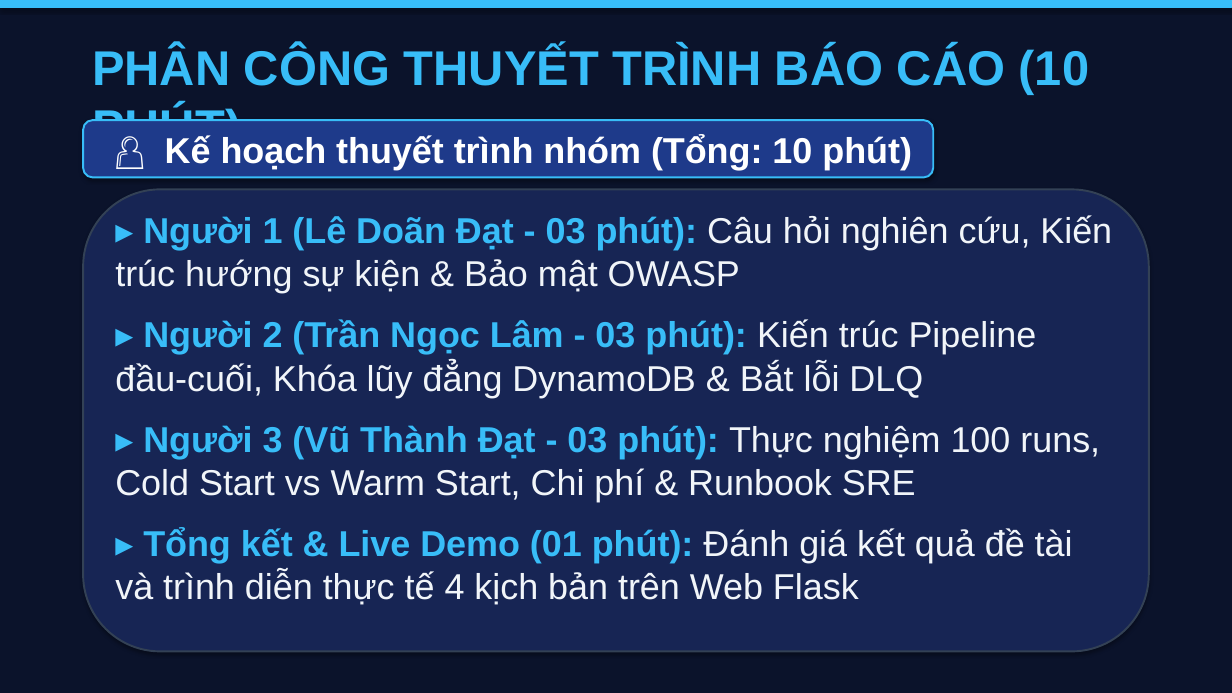
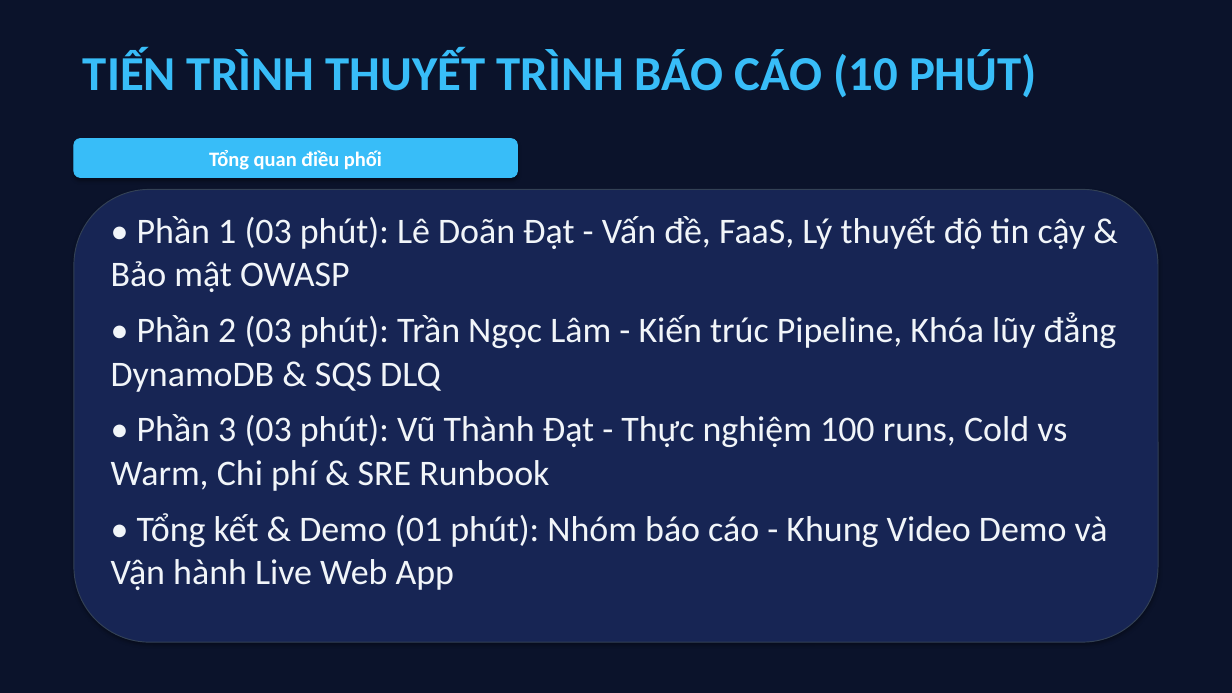
Before and after one commit to datdanghoccode/DTDM_XuLyAnh_Serverless, a slide deck: slide 2 of docs/DTDM_ThuyetTrinh_DeTai9.pptx. Drawn at 1232x693 pixels with LibreOffice and Linux fonts; fonts in the diff are those of the drawing. Boxes give left, top, right and bottom in pixels: in the first picture for what was removed or moved away, otherwise in the second. Text is boxed around its words. In the diff, an @@ line names an element or a change of style, - is before the commit and + after.

```diff
--- a/docs/DTDM_ThuyetTrinh_DeTai9.pptx
+++ b/docs/DTDM_ThuyetTrinh_DeTai9.pptx
@@ rectangle removed at bbox=[0, 0, 1232, 7] @@
@@ text at bbox=[83, 50, 1037, 97]: text changed; font Arial to Calibri @@
-PHÂN CÔNG THUYẾT TRÌNH BÁO CÁO (10 PHÚT)
+TIẾN TRÌNH THUYẾT TRÌNH BÁO CÁO (10 PHÚT)
@@ rounded rectangle added at bbox=[74, 139, 518, 177], fill #38BDF8, outline #38BDF8 0.75 pt, 16 pt, text #FFFFFF, bold @@
+Tổng quan điều phối
@@ rounded rectangle removed at bbox=[83, 120, 933, 177] @@
-👤 Kế hoạch thuyết trình nhóm (Tổng: 10 phút)
@@ rounded rectangle: place and size @@
-rounded rectangle at bbox=[83, 189, 1149, 652]
+rounded rectangle at bbox=[74, 189, 1158, 642]
@@ rounded rectangle at bbox=[74, 189, 1158, 642]: outline #334155 1.5 pt to #334155 0.75 pt @@
@@ text at bbox=[111, 216, 1117, 590]: text changed; font Arial to Calibri @@
-▸ Người 1 (Lê Doãn Đạt - 03 phút): Câu hỏi nghiên cứu, Kiến trúc hướng sự kiện & Bảo mật OWASP
-▸ Người 2 (Trần Ngọc Lâm - 03 phút): Kiến trúc Pipeline đầu-cuối, Khóa lũy đẳng DynamoDB & Bắt lỗi DLQ
-▸ Người 3 (Vũ Thành Đạt - 03 phút): Thực nghiệm 100 runs, Cold Start vs Warm Start, Chi phí & Runbook SRE
-▸ Tổng kết & Live Demo (01 phút): Đánh giá kết quả đề tài và trình diễn thực tế 4 kịch bản trên Web Flask
+• Phần 1 (03 phút): Lê Doãn Đạt - Vấn đề, FaaS, Lý thuyết độ tin cậy & Bảo mật OWASP
+• Phần 2 (03 phút): Trần Ngọc Lâm - Kiến trúc Pipeline, Khóa lũy đẳng DynamoDB & SQS DLQ
+• Phần 3 (03 phút): Vũ Thành Đạt - Thực nghiệm 100 runs, Cold vs Warm, Chi phí & SRE Runbook
+• Tổng kết & Demo (01 phút): Nhóm báo cáo - Khung Video Demo và Vận hành Live Web App
```
Also in this commit, not shown: 2 other slides changed, 21 slides added, 11 slides removed, 4 other files.
